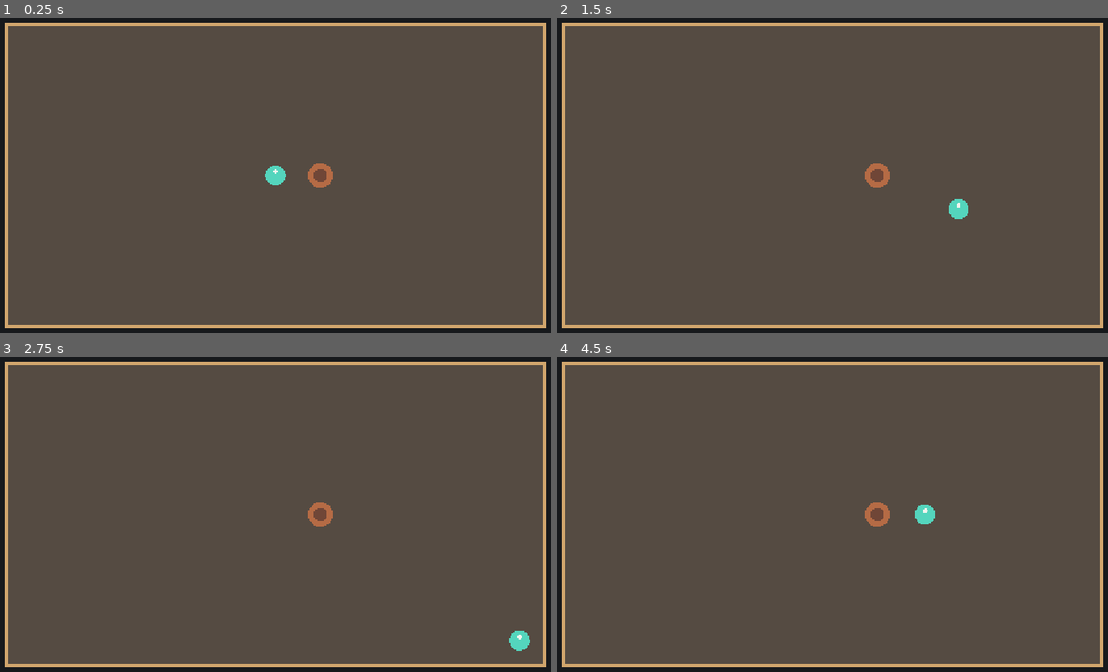
Above: before the commit, frames 1-4 (two rows, left to right).
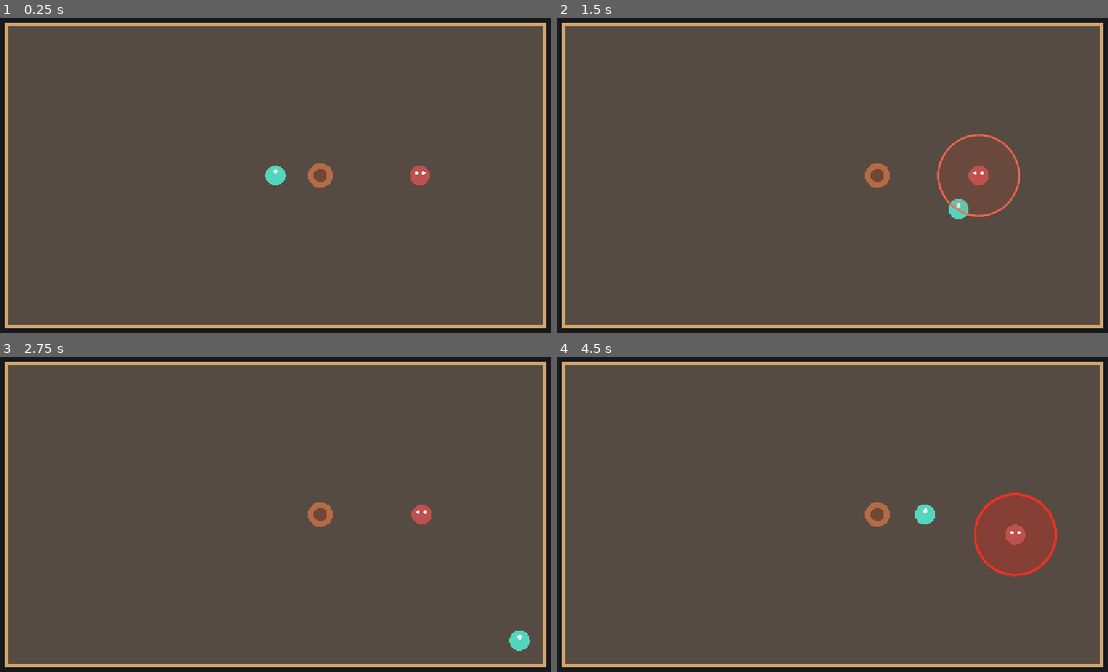
Above: after the commit, the same moments.

Repository: crawzler/Ludus
Game: Godot game, scene res://scenes/arena.tscn
The game is run twice, just before and just after one commit, with the same random seed, the same clock (stepped at 60 frames per second) and the same inputs.
Inputs (mouse positions are in pixels of both pictures, inside the frame that each line leads up to):
- Up to frame 1 (0.25 s): no input
- Up to frame 2 (1.5 s): tap Enter at 0.5 s; move the mouse to (975, 156) at 0.52 s; hold D (move_right) 0.53-1.28 s; click (975, 156) at 0.6 s; move the mouse to (705, 194) at 1.27 s; hold S (move_down) from 1.28 s (still down); click (705, 194) at 1.35 s
- Up to frame 3 (2.75 s): move the mouse to (341, 435) at 2.02 s; release S (move_down) at 2.03 s; hold D (move_right) from 2.03 s (still down); click (341, 435) at 2.1 s
- Up to frame 4 (4.5 s): move the mouse to (799, 586) at 2.77 s; release D (move_right) at 2.78 s; hold W (move_up) 2.78-3.53 s; click (799, 586) at 2.85 s; move the mouse to (1025, 568) at 3.52 s; hold A (move_left) from 3.53 s (still down); click (1025, 568) at 3.6 s; move the mouse to (639, 460) at 4.27 s; click (639, 460) at 4.35 s

The runs differ from the first frame. In frame 1, 0.2% of the frame differs, in the area x 74-79%, y 46-54%; in frame 2, 0.5%; in frame 3, 0.2%; in frame 4, 3.2%, in the area x 75-91%, y 43-70%.

Commit message:
feat: add telegraphed enemy prototype
Co-authored-by: Copilot <223556219+Copilot@users.noreply.github.com>

Diff:
--- a/scenes/arena.tscn
+++ b/scenes/arena.tscn
@@ -1,8 +1,9 @@
-[gd_scene load_steps=3 format=3]
+[gd_scene load_steps=4 format=3]
 
 [ext_resource type="Script" path="res://scripts/arena.gd" id="1_arena"]
 [ext_resource type="PackedScene" path="res://scenes/player.tscn" id="2_player"]
 [ext_resource type="PackedScene" path="res://scenes/training_target.tscn" id="3_target"]
+[ext_resource type="PackedScene" path="res://scenes/enemy.tscn" id="4_enemy"]
 
 [node name="Arena" type="Node2D"]
 script = ExtResource("1_arena")
@@ -13,6 +14,9 @@
 [node name="TrainingTarget" parent="." instance=ExtResource("3_target")]
 position = Vector2(560, 270)
 
+[node name="Enemy" parent="." instance=ExtResource("4_enemy")]
+position = Vector2(760, 270)
+
 [node name="Camera2D" type="Camera2D" parent="."]
 position = Vector2(480, 270)
 enabled = true
--- /dev/null
+++ b/scenes/enemy.tscn
@@ -0,0 +1,14 @@
+[gd_scene load_steps=3 format=3]
+
+[ext_resource type="Script" path="res://scripts/enemy.gd" id="1_enemy"]
+
+[sub_resource type="CircleShape2D" id="CircleShape2D_enemy"]
+radius = 18.0
+
+[node name="Enemy" type="CharacterBody2D" groups=["attackable", "enemy"]]
+collision_layer = 2
+collision_mask = 1
+script = ExtResource("1_enemy")
+
+[node name="CollisionShape2D" type="CollisionShape2D" parent="."]
+shape = SubResource("CircleShape2D_enemy")
--- a/scenes/player.tscn
+++ b/scenes/player.tscn
@@ -5,7 +5,7 @@
 [sub_resource type="CircleShape2D" id="CircleShape2D_player"]
 radius = 18.0
 
-[node name="Player" type="CharacterBody2D"]
+[node name="Player" type="CharacterBody2D" groups=["player"]]
 collision_layer = 1
 collision_mask = 1
 script = ExtResource("1_player")
--- a/scenes/training_target.tscn
+++ b/scenes/training_target.tscn
@@ -2,5 +2,5 @@
 
 [ext_resource type="Script" path="res://scripts/training_target.gd" id="1_target"]
 
-[node name="TrainingTarget" type="Node2D" groups=["training_target"]]
+[node name="TrainingTarget" type="Node2D" groups=["attackable"]]
 script = ExtResource("1_target")
--- /dev/null
+++ b/scripts/enemy.gd
@@ -0,0 +1,124 @@
+extends CharacterBody2D
+
+enum State { CHASING, TELEGRAPHING, ATTACKING, RECOVERING, DEFEATED }
+
+const MOVE_SPEED: float = 90.0
+const ATTACK_RANGE: float = 72.0
+const TELEGRAPH_DURATION: float = 0.65
+const ATTACK_DURATION: float = 0.18
+const RECOVERY_DURATION: float = 1.0
+const MAX_HEALTH: int = 3
+const HIT_FLASH_DURATION: float = 0.12
+
+const ENEMY_COLOR: Color = Color("#bd514d")
+const HIT_COLOR: Color = Color("#fff2a6")
+const TELEGRAPH_COLOR: Color = Color(1.0, 0.24, 0.12, 0.12)
+const ATTACK_COLOR: Color = Color(1.0, 0.12, 0.06, 0.28)
+
+var state: State = State.CHASING
+var state_time_remaining: float = 0.0
+var health: int = MAX_HEALTH
+var hit_flash_tween: Tween
+var player: CharacterBody2D
+
+
+func _ready() -> void:
+	player = get_tree().get_first_node_in_group("player") as CharacterBody2D
+	if player == null:
+		push_error("Enemy requires a CharacterBody2D in the 'player' group.")
+		set_physics_process(false)
+
+
+func _physics_process(delta: float) -> void:
+	if state == State.DEFEATED:
+		return
+	if not is_instance_valid(player):
+		velocity = Vector2.ZERO
+		return
+
+	match state:
+		State.CHASING:
+			_chase_or_telegraph()
+		State.TELEGRAPHING:
+			_advance_attack_state(delta, State.ATTACKING, ATTACK_DURATION)
+		State.ATTACKING:
+			_advance_attack_state(delta, State.RECOVERING, RECOVERY_DURATION)
+		State.RECOVERING:
+			_advance_attack_state(delta, State.CHASING, 0.0)
+		_:
+			return
+
+	move_and_slide()
+
+
+func _chase_or_telegraph() -> void:
+	var to_player: Vector2 = player.global_position - global_position
+	if to_player.length() <= ATTACK_RANGE:
+		velocity = Vector2.ZERO
+		state = State.TELEGRAPHING
+		state_time_remaining = TELEGRAPH_DURATION
+		queue_redraw()
+		return
+
+	velocity = to_player.normalized() * MOVE_SPEED
+
+
+func _advance_attack_state(delta: float, next_state: State, next_duration: float) -> void:
+	velocity = Vector2.ZERO
+	state_time_remaining -= delta
+	if state_time_remaining <= 0.0:
+		state = next_state
+		state_time_remaining = next_duration
+		queue_redraw()
+
+
+func take_damage(amount: int) -> void:
+	if state == State.DEFEATED:
+		return
+
+	health -= amount
+	_show_hit_feedback()
+	if health <= 0:
+		state = State.DEFEATED
+		velocity = Vector2.ZERO
+		await get_tree().create_timer(HIT_FLASH_DURATION).timeout
+		queue_free()
+
+
+func _show_hit_feedback() -> void:
+	if hit_flash_tween and hit_flash_tween.is_running():
+		hit_flash_tween.kill()
+	modulate = HIT_COLOR
+	hit_flash_tween = create_tween()
+	hit_flash_tween.tween_property(self, "modulate", Color.WHITE, HIT_FLASH_DURATION)
+
+
+func _draw() -> void:
+	if state == State.TELEGRAPHING:
+		draw_circle(Vector2.ZERO, ATTACK_RANGE, TELEGRAPH_COLOR)
+		draw_arc(
+			Vector2.ZERO,
+			ATTACK_RANGE,
+			0.0,
+			TAU,
+			48,
+			Color("#ff684f"),
+			3.0,
+			true
+		)
+	elif state == State.ATTACKING:
+		draw_circle(Vector2.ZERO, ATTACK_RANGE, ATTACK_COLOR)
+		draw_arc(
+			Vector2.ZERO,
+			ATTACK_RANGE,
+			0.0,
+			TAU,
+			48,
+			Color("#ff2f22"),
+			4.0,
+			true
+		)
+
+	draw_circle(Vector2.ZERO, 18.0, ENEMY_COLOR)
+	draw_circle(Vector2(-6.0, -4.0), 3.0, Color.WHITE)
+	draw_circle(Vector2(6.0, -4.0), 3.0, Color.WHITE)
--- a/scripts/player.gd
+++ b/scripts/player.gd
@@ -34,10 +34,16 @@
 	attack_feedback_remaining = ATTACK_FEEDBACK_DURATION
 	queue_redraw()
 
-	for target: Node2D in get_tree().get_nodes_in_group("training_target"):
-		if global_position.distance_to(target.global_position) <= ATTACK_RANGE:
-			target.call("take_damage", ATTACK_DAMAGE)
-			return
+	var closest_target: Node2D
+	var closest_distance: float = ATTACK_RANGE
+	for target: Node2D in get_tree().get_nodes_in_group("attackable"):
+		var distance: float = global_position.distance_to(target.global_position)
+		if distance <= closest_distance:
+			closest_target = target
+			closest_distance = distance
+
+	if closest_target:
+		closest_target.call("take_damage", ATTACK_DAMAGE)
 
 
 func _draw() -> void:
Not shown, added: scripts/enemy.gd.uid
Not shown, changed: docs/DIARIO_DE_DESENVOLVIMENTO.md
Not shown, changed: docs/ESTADO_ATUAL.md
